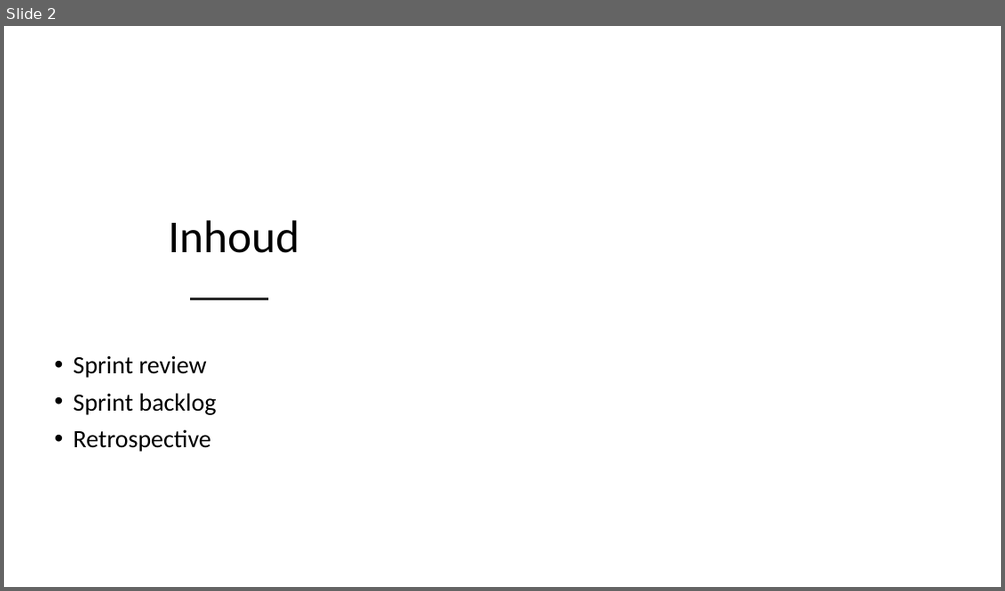
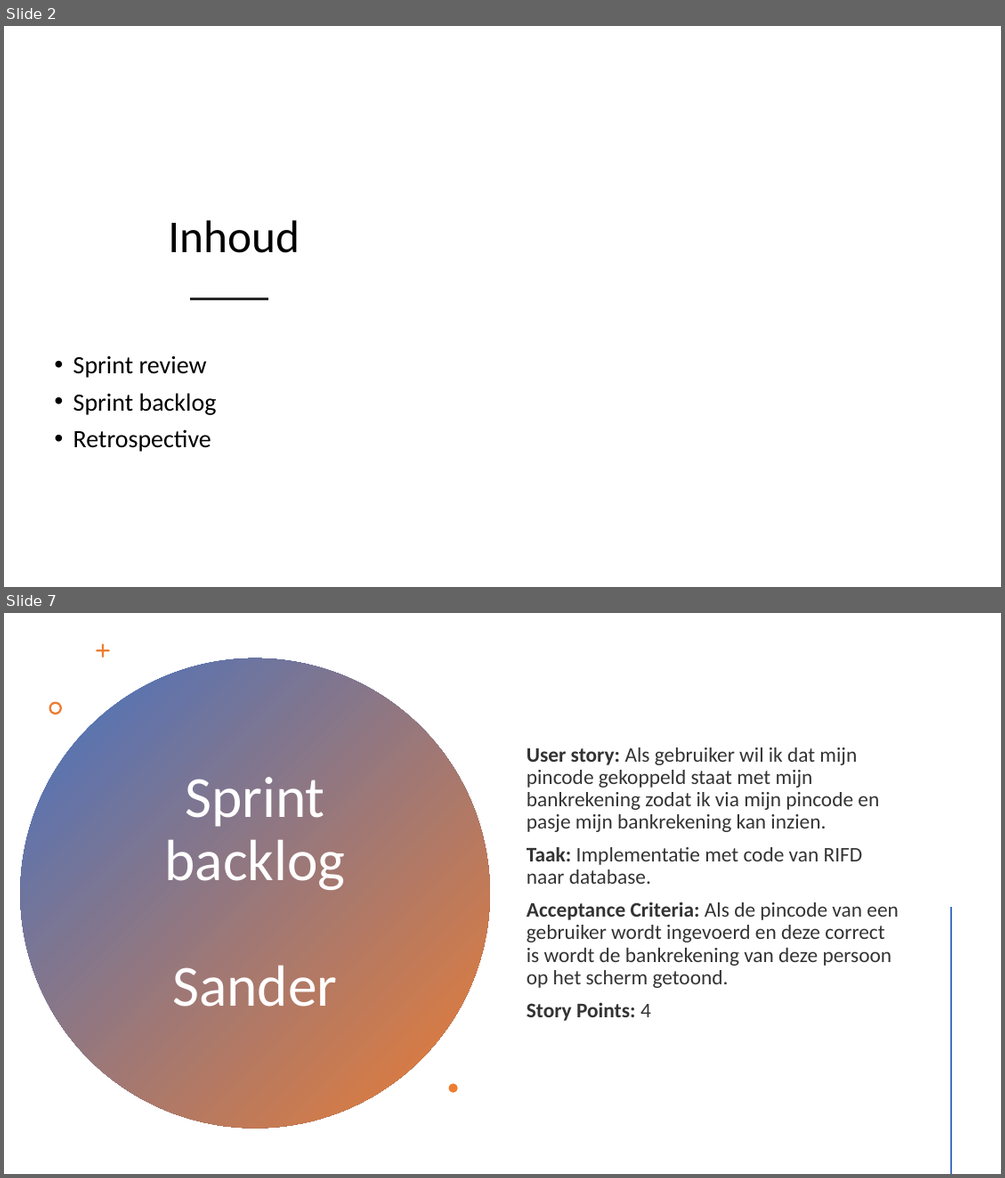
Before and after one commit to Sinjablo/Git-TINPRJ03-34, a slide deck: Presentaties/PresentatieSprint2.pptx. Shown one above the other, each under a label of ours: slide 2 before the commit, slides 2 and 7 after it; the slides between them are not shown. The pictures are 1005x591 and 1005x1178 pixels, drawn with LibreOffice and Linux fonts; fonts in the diff are those of the drawing; background and template pictures are left out. Boxes give left, top, right and bottom in pixels: in the first picture for what was removed or moved away, otherwise in the second. Text is boxed around its words. In the diff, an @@ line names an element or a change of style, - is before the commit and + after.

```diff
--- a/Presentaties/PresentatieSprint2.pptx
+++ b/Presentaties/PresentatieSprint2.pptx
@@ slide 7 added at <box>4,613,1001,1174</box>, background #FFFFFF @@
@@ ellipse added at <box>20,658,490,1128</box>, fill gradient #4472C4 to #ED7D31 @@
@@ freeform shape added at <box>96,643,110,657</box>, fill #ED7D31 @@
@@ freeform shape added at <box>48,702,62,714</box>, fill #ED7D31 @@
@@ text added at <box>526,747,898,1021</box>, 20 pt, text #000000 at 80% opacity @@
+User story: Als gebruiker wil ik dat mijn pincode gekoppeld staat met mijn bankrekening zodat ik via mijn pincode en pasje mijn bankrekening kan inzien.
+Taak: Implementatie met code van RIFD naar database.
+Acceptance Criteria: Als de pincode van een gebruiker wordt ingevoerd en deze correct is wordt de bankrekening van deze persoon op het scherm getoond.
+Story Points: 4
@@ title added at <box>164,777,345,1006</box>, 56 pt, text #FFFFFF @@
+Sprint backlog
+Sander
@@ line added from (952, 908) to (952, 1173), #ED7D31 2 pt @@
@@ freeform shape added at <box>449,1083,458,1093</box>, fill #ED7D31 @@
```
Also in this commit, not shown: 9 other slides added, 3 slides removed, 2 other files.
